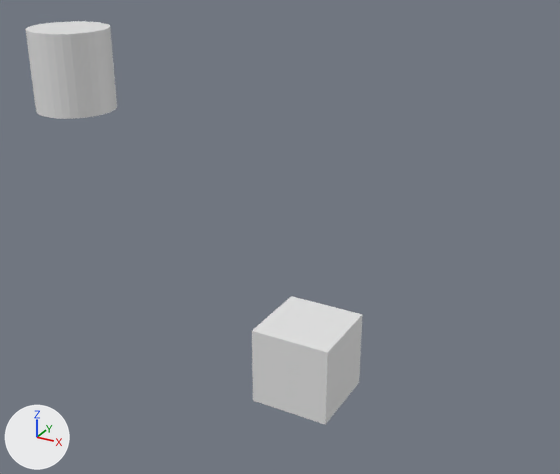
The Blender file Ori/Ori Project.blend as it was, and as the next commit left it.
The view is the same before and after, from a camera (50 mm lens) standing at (7.34, -14.76, 10.48) and looking at (-0.76, -0.04, 3.12). Arrows for +X, +Y and +Z are at lower left; the lights stay in place. The same objects are shown in both versions, whatever each file hides.
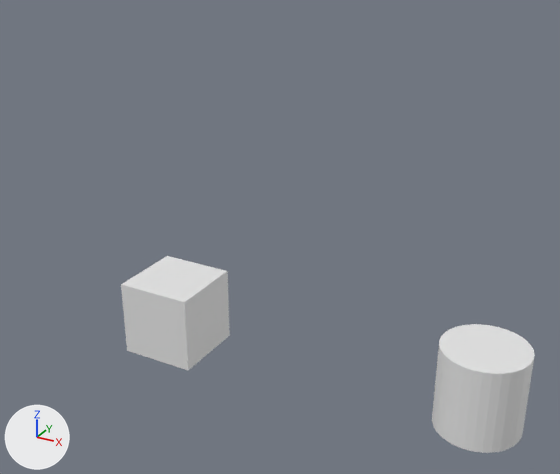
The edits, one by one:
Object 'Cube' (ob_cube) moves from (0.0, 0.0, 0.0) to (-3.93, 0.0, 0.27).
Object 'Cylinder' (ob_cylinder) moves from (-6.48, -0.29, 6.56) to (4.29, -0.01, 0.57).

Where the change shows, as pixel boxes [x1, y1, x2, y2] in the pictures (560 x 474 px):
'Cube', moved
    before: [252, 296, 363, 425]
    after: [121, 256, 230, 370]
'Cylinder', moved
    before: [25, 21, 117, 119]
    after: [432, 324, 535, 453]
